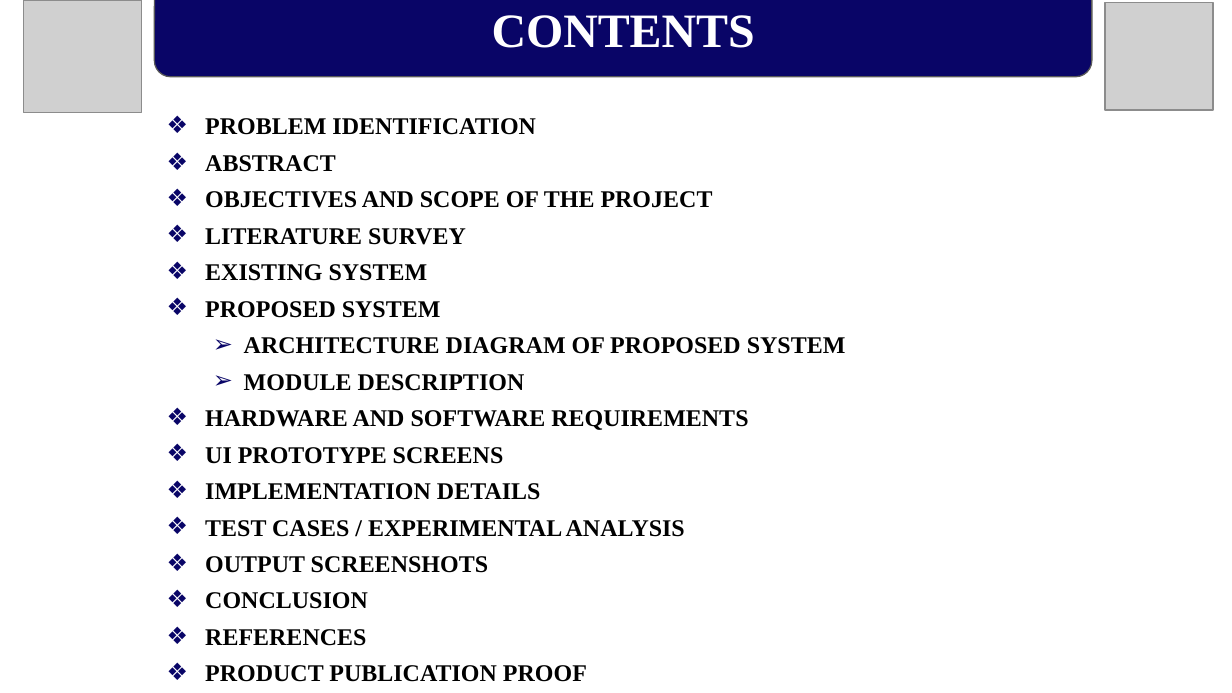
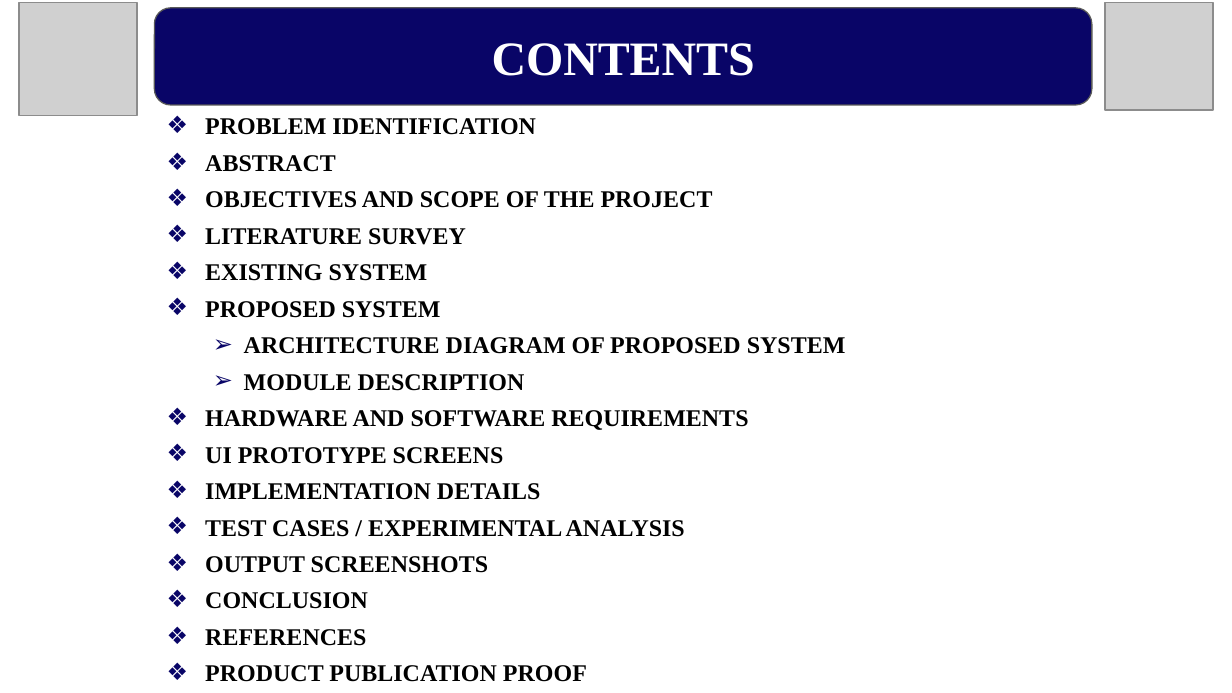
Before and after one commit to TheOrionGD/Connify-APP, a slide deck: slide 2 of docs/reports/Connify_Presentation.pptx. Drawn at 1232x693 pixels with LibreOffice and Linux fonts; fonts in the diff are those of the drawing; grey boxes stand for pictures. Boxes give left, top, right and bottom in pixels: in the first picture for what was removed or moved away, otherwise in the second. Text is boxed around its words. In the diff, an @@ line names an element or a change of style, - is before the commit and + after.

```diff
--- a/docs/reports/Connify_Presentation.pptx
+++ b/docs/reports/Connify_Presentation.pptx
@@ picture: place and size @@
-picture at (23,0,142,113)
+picture at (18,2,137,116)
@@ rounded rectangle "CONTENTS": place and size @@
-rounded rectangle "CONTENTS" at (154,0,1092,76)
+rounded rectangle "CONTENTS" at (154,7,1092,105)
```
Also in this commit, not shown: 18 other slides changed, 1 other file.
